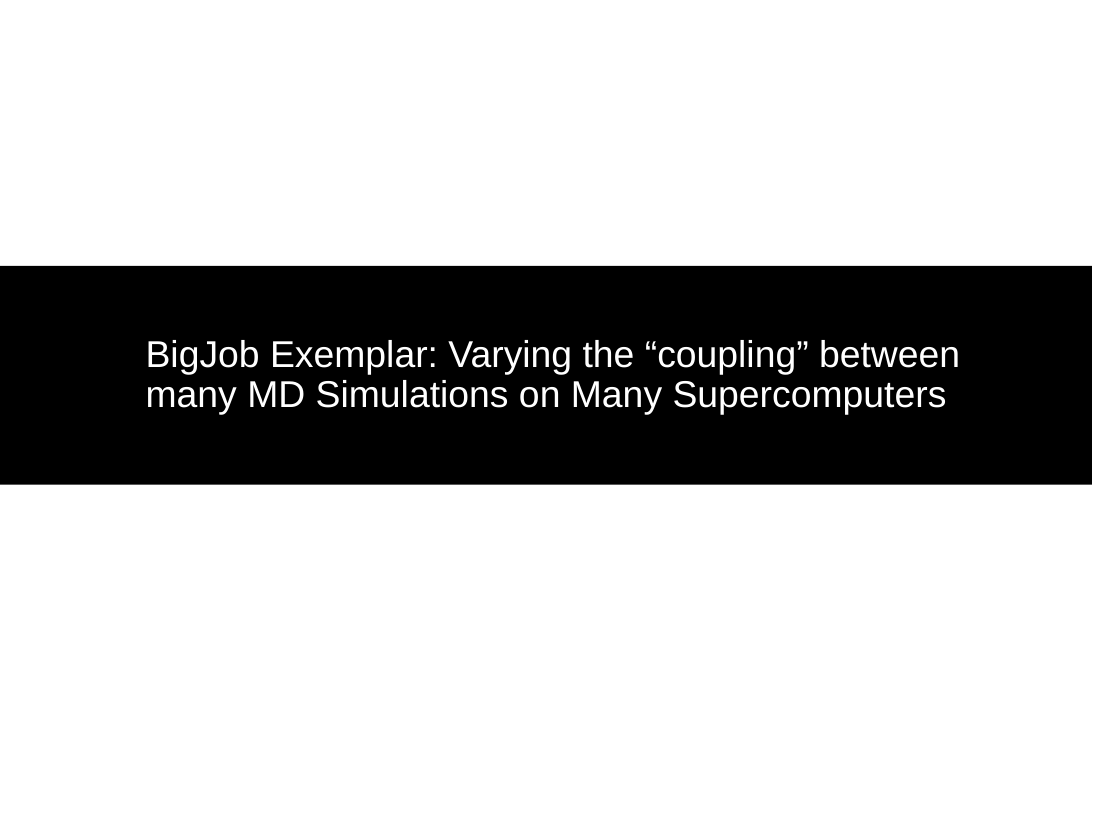
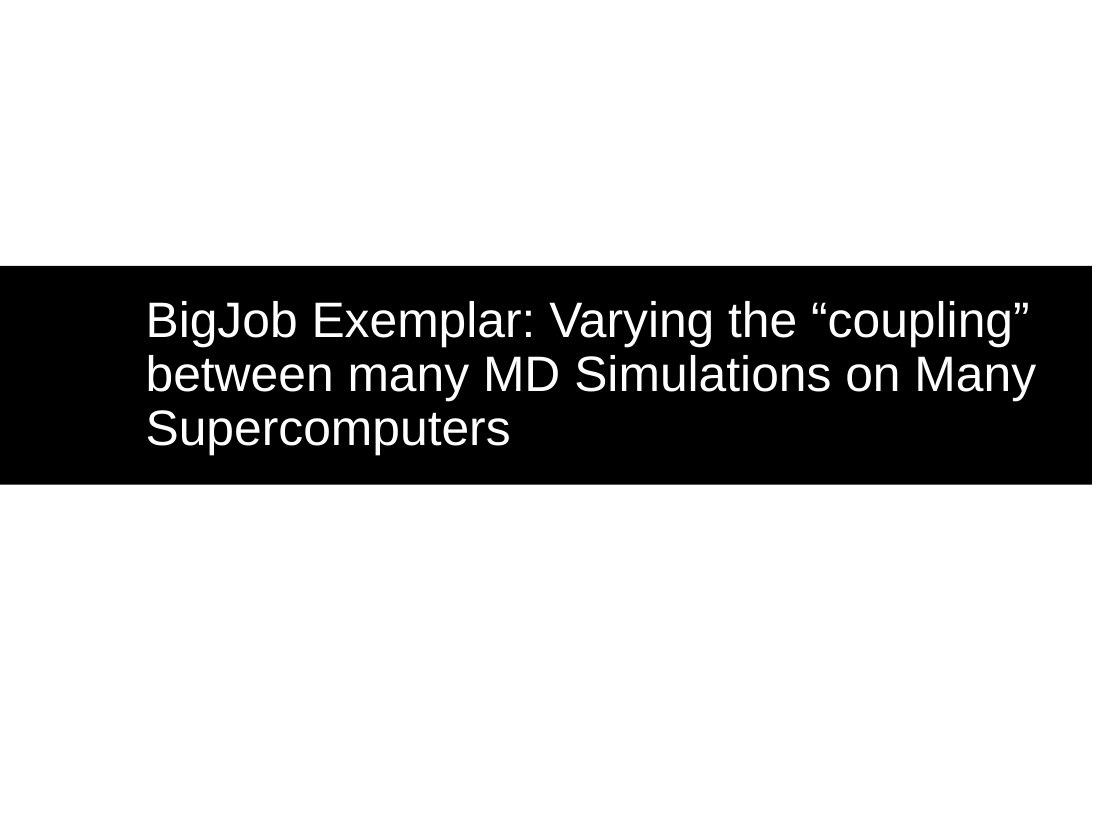
Before and after one commit to saga-project/presentations, a slide deck: slide 28 of bnl-pstar.ppt. Drawn at 1120x840 pixels with LibreOffice and Linux fonts; fonts in the diff are those of the drawing; background and template pictures are left out. Boxes give left, top, right and bottom in pixels: in the first picture for what was removed or moved away, otherwise in the second. Text is boxed around its words. In the diff, an @@ line names an element or a change of style, - is before the commit and + after.

```diff
--- a/bnl-pstar.ppt
+++ b/bnl-pstar.ppt
@@ rectangle "BigJob Exemplar: Varying the “coupling” ..." at (0, 267, 1092, 485): size 24 to 32 pt @@
```
Also in this commit, not shown: 10 other slides changed, 2 slides added.
